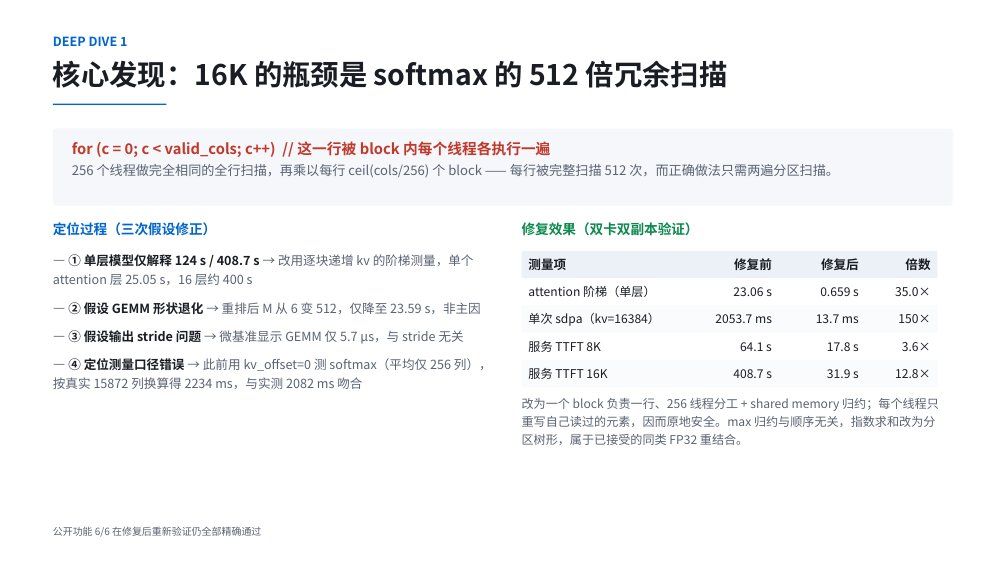
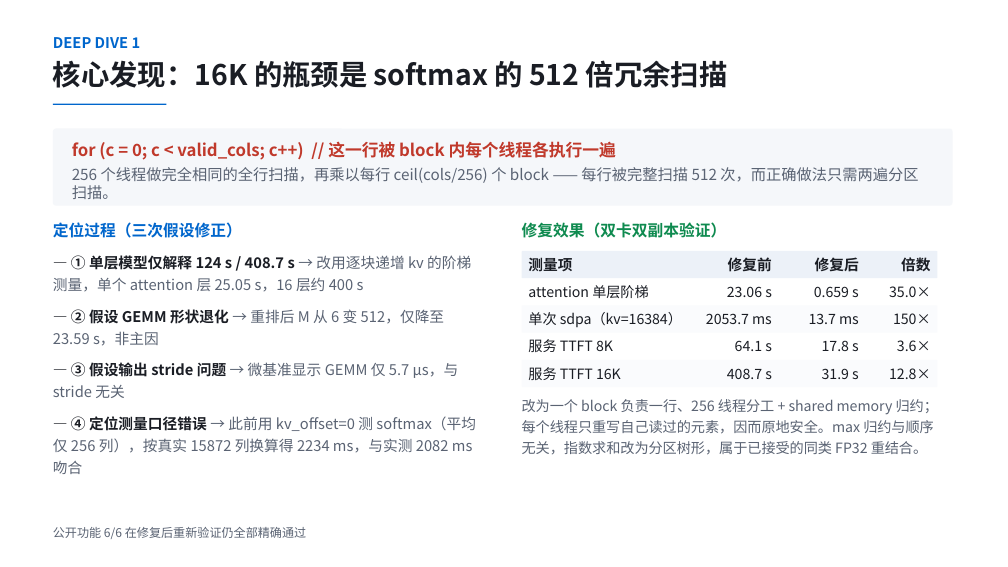
Before and after one commit to mygqdmmss/ApxInf, a slide deck: slide 6 of pdf/项目6_程仁龙_4090能飞_v1.pptx. Drawn at 1008x567 pixels with LibreOffice and Linux fonts; fonts in the diff are those of the drawing. Boxes give left, top, right and bottom in pixels: in the first picture for what was removed or moved away, otherwise in the second. Text is boxed around its words. In the diff, an @@ line names an element or a change of style, - is before the commit and + after.

```diff
--- a/pdf/项目6_程仁龙_4090能飞_v1.pptx
+++ b/pdf/项目6_程仁龙_4090能飞_v1.pptx
@@ text "for (c = 0; c ..." at bbox=[72, 141, 918, 199]: size 14 to 16 pt in "for (c = 0; c < valid_cols; ..."; size 12.5 to 14.5 pt in "256 个线程做完全相同的全行扫描，再乘以每行 ceil(cols/256) 个 block —— 每行被完整扫描 ..." @@
@@ text "定位过程（三次假设修正）" at bbox=[53, 222, 242, 238]: size 13 to 15 pt @@
@@ text "修复效果（双卡双副本验证）" at bbox=[522, 222, 727, 238]: size 13 to 15 pt @@
@@ size 12 to 14 pt in 6 elements at bbox=[53, 37, 141, 48], bbox=[53, 255, 476, 474], bbox=[528, 255, 572, 274], bbox=[728, 255, 772, 274], bbox=[815, 257, 859, 271], bbox=[901, 257, 930, 271] @@
@@ text at bbox=[528, 285, 648, 298]: text changed; size 11.5 to 13.5 pt @@
-attention 阶梯（单层）
+attention 单层阶梯
@@ size 11.5 to 13.5 pt in 16 elements at bbox=[727, 286, 772, 297], bbox=[814, 286, 859, 297], bbox=[889, 286, 931, 297], bbox=[528, 312, 682, 327], bbox=[706, 313, 772, 324], bbox=[809, 313, 859, 324], bbox=[893, 313, 931, 324], bbox=[528, 339, 613, 352], bbox=[735, 340, 772, 351], bbox=[822, 340, 859, 351], bbox=[897, 340, 931, 351], bbox=[528, 367, 621, 380], bbox=[727, 368, 772, 379], bbox=[822, 368, 859, 379], bbox=[889, 368, 931, 379], bbox=[522, 399, 938, 455] @@
@@ text "公开功能 6/6 在修复后重新验证仍全部精确通过" at bbox=[53, 527, 306, 539]: size 9.5 to 11.5 pt @@
```
Also in this commit, not shown: 14 other slides changed, 3 other files.
